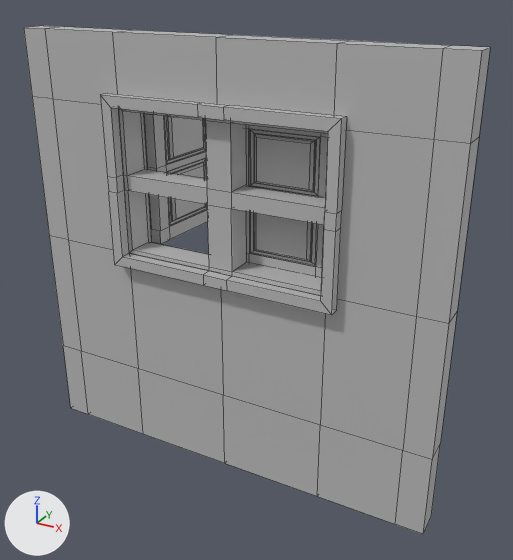
What one commit did to the FBX model Nerethos_3D/Assets/_Project/03_Meshes/wall_windowhole_4x4.fbx.
Rendered twice from a camera (50 mm lens) standing at (28.38, -71.86, 4.48) and looking at (25.58, -66.77, 1.94). The axes (+X, +Y, +Z) are drawn at lower left. The lights are the same throughout. The first picture is the older version. Mesh edges are drawn as thin lines. Where no turn or scale is listed for an object, it has been applied to the vertices.

Names of what the first picture shows: 'wall_windowhole_4x4'.
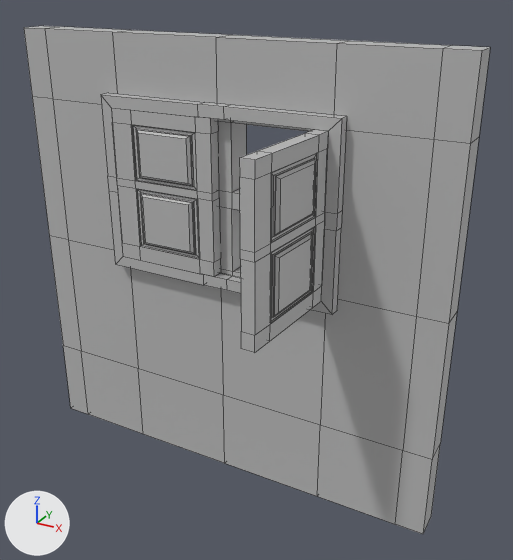
Location of each change, [x1, y1, x2, y2] in pixels of the pictures (513 x 560 px; the box of a moved part takes in the faces that stretch with it):
part 1 of me_mesh, moved or reshaped
    before: [100, 93, 346, 315]
    after: [101, 93, 347, 315]
part 2 of me_mesh, moved or reshaped
    before: [245, 125, 328, 279]
    after: [111, 107, 220, 277]
part 3 of me_mesh, moved or reshaped
    before: [144, 113, 208, 244]
    after: [239, 130, 328, 353]

The change in detail:
me_mesh is used by ob_wall_windowhole_4x4; location (23.344, -67.0, 0.0).
me_mesh had 486 vertices, 482 faces and spanned x 0.0..4.0, y -0.1..1.34, z 0.0..4.0.
me_mesh now has 486 vertices, 482 faces and spans x 0.0..4.0, y -1.08..0.36, z 0.0..4.0.
me_mesh part 1: the loose piece of 128 vertices spanning x 0.9..3.1, y -0.1..0.35, z 1.94..3.5 is turned 179.9 degrees about the z axis through its middle, then moved by (0.0, 0.01, 0.0).
me_mesh part 2: the loose piece of 144 vertices spanning x 2.01..3.0, y 0.22..0.37, z 2.04..3.4 is turned 179.9 degrees about the z axis through its middle, then moved by (-1.01, -0.33, 0.0).
me_mesh part 3: the loose piece of 144 vertices spanning x 0.99..1.18, y 0.34..1.34, z 2.04..3.4 is turned 179.9 degrees about the z axis through its middle, then moved by (1.83, -1.43, 0.0).
